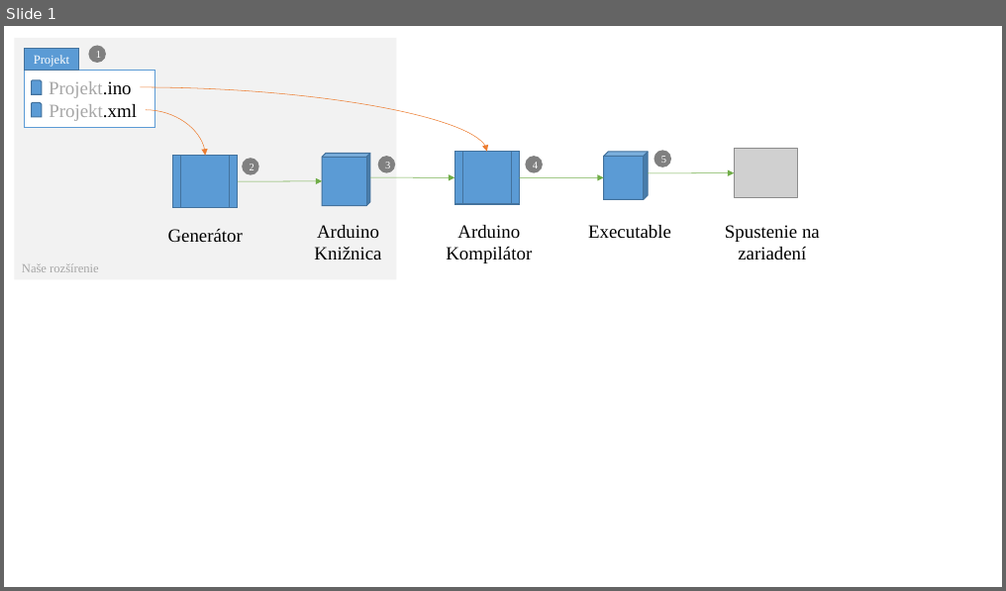
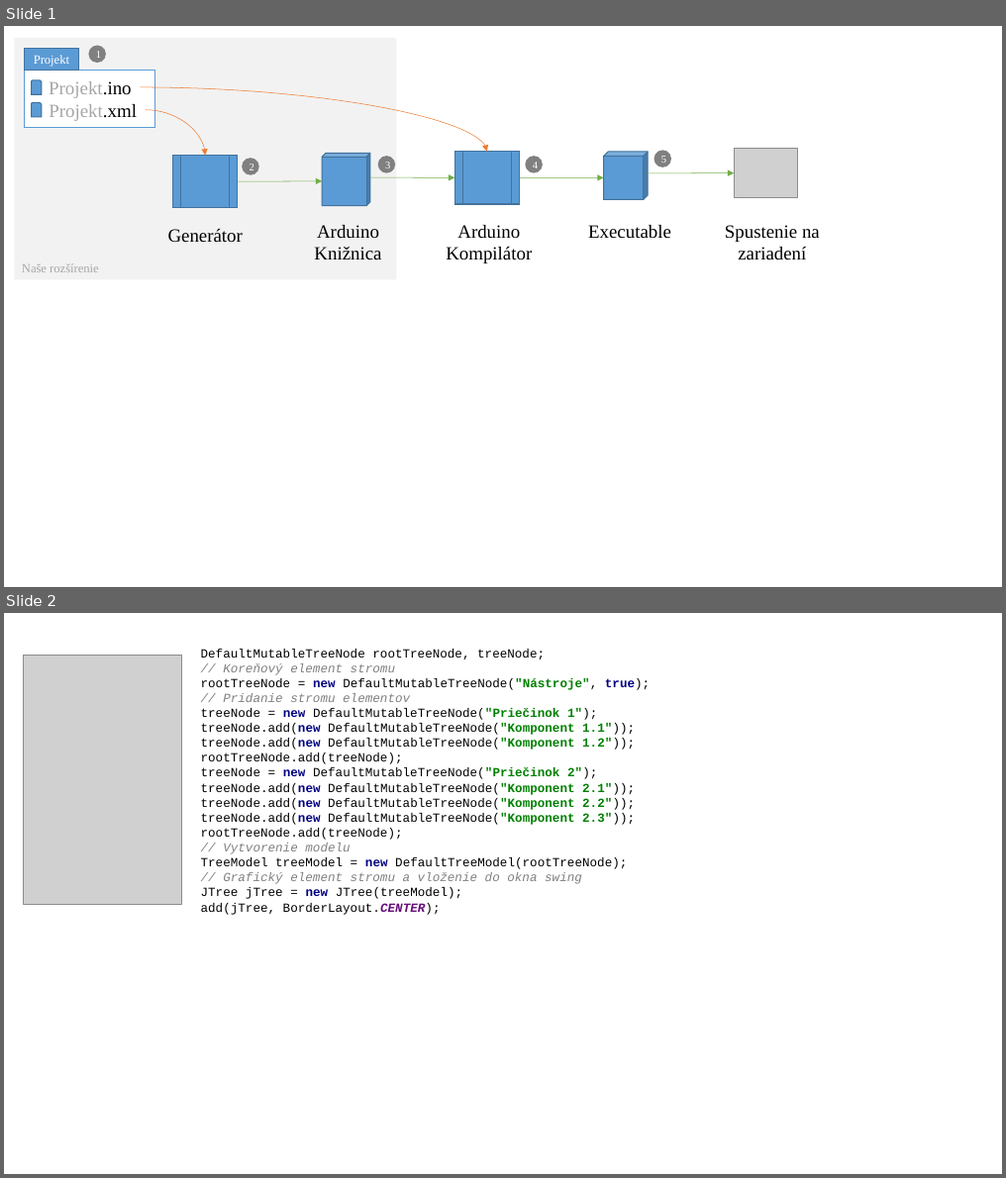
Before and after one commit to ppatrik/DiplomovaPraca, a slide deck: seminare/diplomovy-seminar-1/pics/DiplomovkaSchemy.pptx. Shown one above the other, each under a label of ours: slide 1 before the commit, slides 1 and 2 after it. The pictures are 1006x591 and 1006x1178 pixels, drawn with LibreOffice and Linux fonts; fonts in the diff are those of the drawing; grey boxes stand for pictures. Boxes give left, top, right and bottom in pixels: in the first picture for what was removed or moved away, otherwise in the second. Text is boxed around its words. In the diff, an @@ line names an element or a change of style, - is before the commit and + after.

```diff
--- a/seminare/diplomovy-seminar-1/pics/DiplomovkaSchemy.pptx
+++ b/seminare/diplomovy-seminar-1/pics/DiplomovkaSchemy.pptx
@@ slide 2 added at (4,613,1002,1174), background #FFFFFF @@
@@ picture added at (24,655,182,905) @@
@@ text added at (201,649,649,915), 12 pt, text #000000 @@
+DefaultMutableTreeNode rootTreeNode, treeNode;
+// Koreňový element stromu
+rootTreeNode = new DefaultMutableTreeNode("Nástroje", true);
+// Pridanie stromu elementov
+treeNode = new DefaultMutableTreeNode("Priečinok 1");
+treeNode.add(new DefaultMutableTreeNode("Komponent 1.1"));
+treeNode.add(new DefaultMutableTreeNode("Komponent 1.2"));
+rootTreeNode.add(treeNode);
+treeNode = new DefaultMutableTreeNode("Priečinok 2");
+treeNode.add(new DefaultMutableTreeNode("Komponent 2.1"));
+treeNode.add(new DefaultMutableTreeNode("Komponent 2.2"));
+treeNode.add(new DefaultMutableTreeNode("Komponent 2.3"));
+rootTreeNode.add(treeNode);
+// Vytvorenie modelu
+TreeModel treeModel = new DefaultTreeModel(rootTreeNode);
+// Grafický element stromu a vloženie do okna swing
+JTree jTree = new JTree(treeModel);
+add(jTree, BorderLayout.CENTER);
```
Also in this commit, not shown: 1 other slide added, 6 other files.
